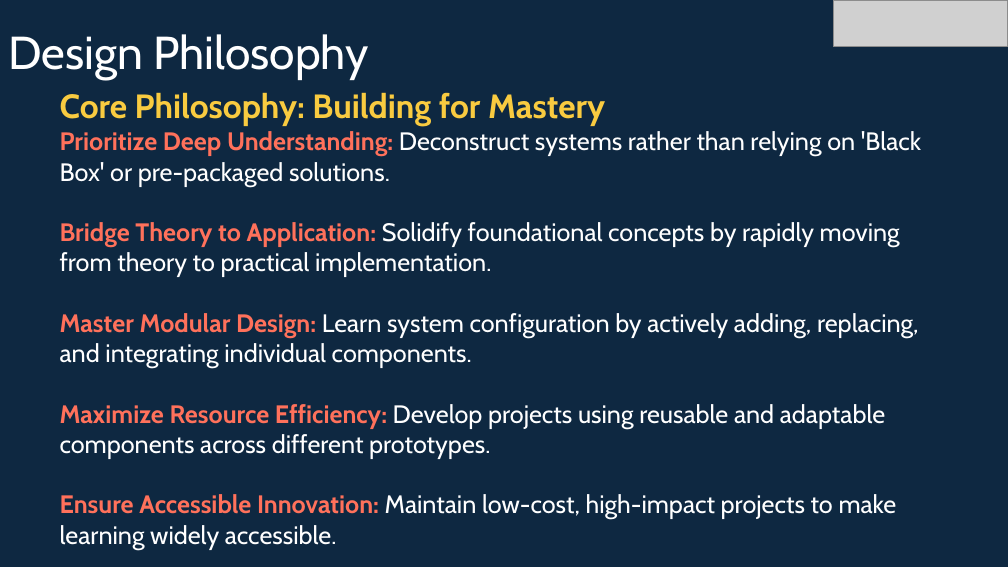
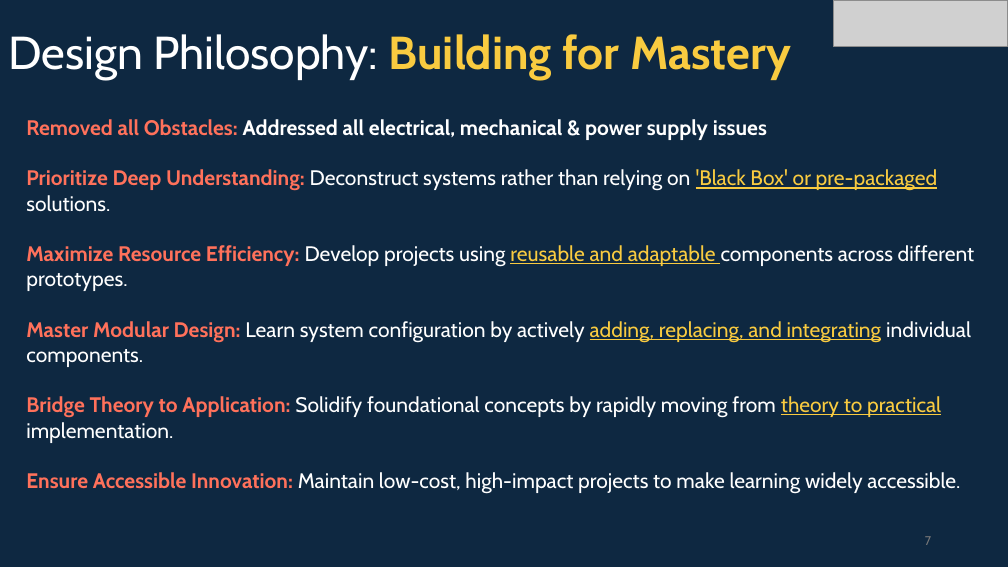
Before and after one commit to info-zas/Training, a slide deck: slide 7 of GPREC/ZAS_Robotics_TrainingSchedule.pptx. Drawn at 1008x567 pixels with LibreOffice and Linux fonts; fonts in the diff are those of the drawing; grey boxes stand for pictures. Boxes give left, top, right and bottom in pixels: in the first picture for what was removed or moved away, otherwise in the second. Text is boxed around its words. In the diff, an @@ line names an element or a change of style, - is before the commit and + after.

Commit message:
master slides updated

```diff
--- a/GPREC/ZAS_Robotics_TrainingSchedule.pptx
+++ b/GPREC/ZAS_Robotics_TrainingSchedule.pptx
@@ title at (8, 34, 791, 80): text changed; text colour #FFFFFF to #F9CB40; bold on @@
-Design Philosophy
+Design Philosophy: Building for Mastery
@@ text "Removed all Obstacles: Addressed all ...": place and size @@
-text "Removed all Obstacles: Addressed all ..." at (60, 92, 921, 550)
+text "Removed all Obstacles: Addressed all ..." at (26, 119, 975, 494)
@@ text at (26, 119, 767, 140): text changed; size 32 to 20 pt; text colour #F9CB40 to #FFFFFF @@
-Core Philosophy: Building for Mastery
+Removed all Obstacles: Addressed all electrical, mechanical & power supply issues
@@ text at (26, 169, 960, 494): size 24 to 20 pt in "Prioritize Deep Understanding: Deconstruct systems rather th ...", "Bridge Theory to Application: Solidify foundational concepts ...", "Ensure Accessible Innovation: Maintain low-cost, high-impact ..."; text colour #FFFFFF to #F9CB40, underline on in "'Black Box' or pre-packaged", "theory to practical" @@
@@ text at (26, 245, 975, 367): paragraphs added @@
+Maximize Resource Efficiency: Develop projects using reusable and adaptable components across different prototypes.
+Master Modular Design: Learn system configuration by actively adding, replacing, and integrating individual components.
@@ text at (60, 313, 919, 459): paragraphs removed @@
-Master Modular Design: Learn system configuration by actively adding, replacing, and integrating individual components.
-Maximize Resource Efficiency: Develop projects using reusable and adaptable components across different prototypes.
@@ page number added at (925, 536, 931, 545), 12 pt, text #797979 @@
+7
```
Also in this commit, not shown: 23 other slides changed, 2 slides added, 2 other files.
